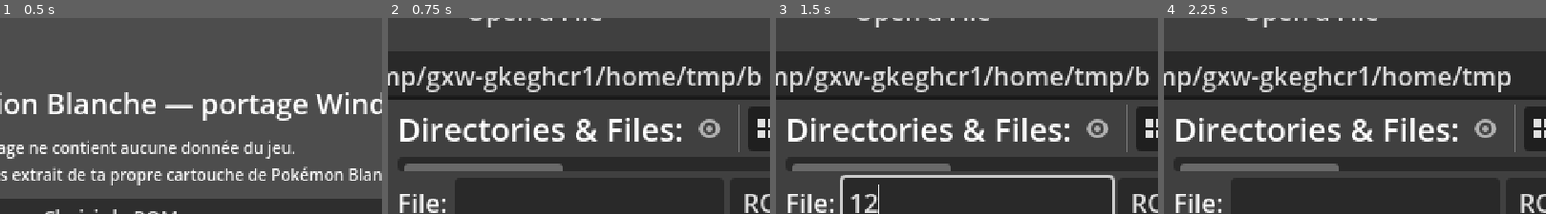
Above: before the commit, frames 1-4 (left to right).
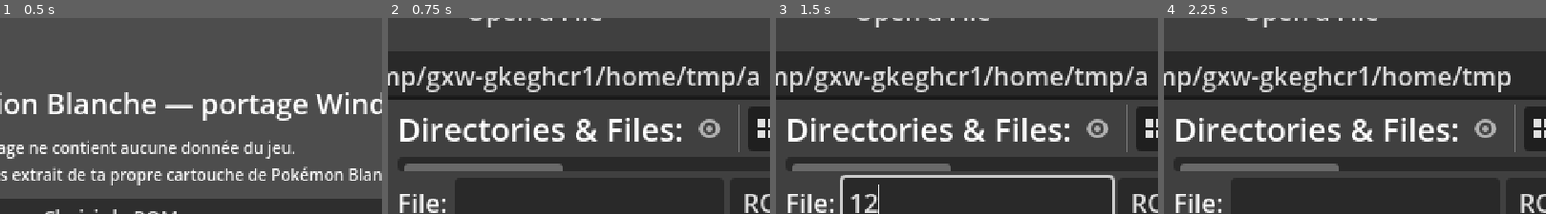
Above: after the commit, the same moments.

Repository: Brasegon/Pokemon-NB-x86
Game: Godot game, scene res://scenes/boot/boot.tscn
The game is run twice, just before and just after one commit, with the same random seed, the same clock (stepped at 60 frames per second) and the same inputs.
Inputs (mouse positions are % of the whole screen's width and height, from its top left):
- Up to frame 1 (0.5 s): no input
- Up to frame 2 (0.75 s): click "Choisir la ROM…" at 0.5 s
- Up to frame 3 (1.5 s): click (61, 56) at 1.27 s; type "12" at 1.35 s
- Up to frame 4 (2.25 s): click (16, 24) at 2 s
The pictures show only the part of the screen within x 34-84%, y 9-59%; the shares and areas given below are measured in that part.

Frame 1 is identical in both runs. In frame 2, 0.2% of the frame differs, in the area x 93-98%, y 24-35%; in frame 3, 0.2%; in frame 4, nothing differs.

Commit message:
Phase 3 : morceaux de carte chargés au fil de la marche
- En marchant, seul le morceau du héros se charge tout de suite ; les autres, avec une couronne
  préparée d'avance, passent par une file d'attente, un morceau par image : plus d'arrêt au
  passage d'un morceau à l'autre. Les portes et le début gardent un chargement immédiat.
- Seuls les PNJ du morceau qui arrive sont reposés sur son sol.
- Feuille de route : en-têtes de zones (la météo n'y est pas, sa table reste à retrouver).

Co-Authored-By: Claude Opus 5.5 <noreply@anthropic.com>

Diff:
--- a/engine/field/field_map.gd
+++ b/engine/field/field_map.gd
@@ -12,6 +12,8 @@
 const CHUNK_TILES := MapContainer.TILES
 ## Morceaux chargés autour du joueur : 1 = un carré de 3x3 morceaux (96x96 cases).
 const LOAD_RADIUS := 1
+## Morceaux préparés d'avance au-delà : une couronne de plus, chargée un morceau par image.
+const PREFETCH_RADIUS := LOAD_RADIUS + 1
 ## Script d'un PNJ des événements qui le fait exister quel que soit son drapeau.
 const NO_SCRIPT := 0xFFFF
 ## Sprites variables des PNJ (0x0216E368) ; sans variables, le sprite n° 10.
@@ -64,6 +66,8 @@
 var _light_zone := -1
 var _light_file := -1
 var _light_source: FieldLight
+## Morceaux à charger, du plus proche au plus loin (un par image).
+var _queue: Array[Vector2i] = []
 var _objects: FieldObjectTable
 
 
@@ -130,6 +134,7 @@
 	for chunk: Dictionary in _chunks.values():
 		chunk.node.queue_free()
 	_chunks.clear()
+	_queue.clear()
 
 
 ## Case au centre des morceaux d'une zone (pour y placer le joueur).
@@ -149,25 +154,52 @@
 	return Vector2i(floori(float(tile.x) / CHUNK_TILES), floori(float(tile.y) / CHUNK_TILES))
 
 
-## Charge les morceaux proches de la case et libère les autres. Renvoie le nombre de morceaux chargés.
-func update_around(tile: Vector2i) -> int:
+## Charge les morceaux proches de la case et libère les autres. now : charger tout de suite les 3x3
+## morceaux autour (arrivée par une porte, début) ; sinon seul celui de la case l'est, et les autres
+## passent par la file d'attente, comme la couronne préparée d'avance. Renvoie le nombre de
+## morceaux chargés tout de suite.
+func update_around(tile: Vector2i, now := true) -> int:
 	var center := chunk_of(tile)
 	var loaded := 0
 	for key: Vector2i in _chunks.keys():
-		if absi(key.x - center.x) > LOAD_RADIUS + 1 or absi(key.y - center.y) > LOAD_RADIUS + 1:
+		if absi(key.x - center.x) > PREFETCH_RADIUS + 1 or absi(key.y - center.y) > PREFETCH_RADIUS + 1:
 			_chunks[key].node.queue_free()
 			_chunks.erase(key)
-	for dy in range(-LOAD_RADIUS, LOAD_RADIUS + 1):
-		for dx in range(-LOAD_RADIUS, LOAD_RADIUS + 1):
+	_queue.clear()
+	for dy in range(-PREFETCH_RADIUS, PREFETCH_RADIUS + 1):
+		for dx in range(-PREFETCH_RADIUS, PREFETCH_RADIUS + 1):
 			var key := center + Vector2i(dx, dy)
-			if not _chunks.has(key) and matrix.map_at(key.x, key.y) >= 0:
+			if _chunks.has(key) or matrix.map_at(key.x, key.y) < 0:
+				continue
+			var near := absi(dx) <= LOAD_RADIUS and absi(dy) <= LOAD_RADIUS
+			if key == center or (now and near):
 				_load_chunk(key)
+				_place_npcs_on(key)
 				loaded += 1
-	# Les PNJ se posent sur le sol des morceaux qui viennent d'arriver.
-	if loaded > 0:
-		for npc in npcs:
+			else:
+				_queue.append(key)
+	_queue.sort_custom(func(a: Vector2i, b: Vector2i) -> bool: return (a - center).length_squared() < (b - center).length_squared())
+	return loaded
+
+
+## Un morceau de la file d'attente par image.
+func _process(_delta: float) -> void:
+	if not _queue.is_empty():
+		var key: Vector2i = _queue.pop_front()
+		if not _chunks.has(key):
+			_load_chunk(key)
+			_place_npcs_on(key)
+
+
+## Les PNJ qui se tiennent sur un morceau qui vient d'arriver se posent sur son sol.
+func _place_npcs_on(chunk: Vector2i) -> void:
+	for npc in npcs:
+		if chunk_of(npc.tile) == chunk:
 			_place_npc(npc)
-	return loaded
+
+
+func pending_chunks() -> int:
+	return _queue.size()
 
 
 func is_chunk_loaded(chunk: Vector2i) -> bool:
--- a/scenes/field/field.gd
+++ b/scenes/field/field.gd
@@ -230,7 +230,8 @@
 
 
 func _on_player_moved(tile: Vector2i) -> void:
-	field.update_around(tile)
+	# En marchant, les morceaux voisins se chargent un par image : pas d'arrêt au passage.
+	field.update_around(tile, false)
 	var current := field.zone_at(tile)
 	if current != zone:
 		_enter_zone(current)
--- a/tests/test_world.gd
+++ b/tests/test_world.gd
@@ -184,6 +184,16 @@
 	hero.walk(CharacterSprite.Direction.UP)
 	_check(not hero.is_moving() and hero.tile == ledge + Vector2i(0, 1), "on ne remonte pas un rebord")
 
+	# Chargement en marchant : seul le morceau du héros tout de suite, les autres (3x3 puis la
+	# couronne d'après) un par image.
+	map.clear()
+	_check(map.update_around(Vector2i(774, 624), false) == 1 and map.loaded_chunks().size() == 1 and map.pending_chunks() > 8,
+		"en marchant : un morceau chargé tout de suite, %d en file d'attente" % map.pending_chunks())
+	var frames_needed := map.pending_chunks()
+	for i in frames_needed:
+		map._process(1.0 / 60.0)
+	_check(map.pending_chunks() == 0 and map.loaded_chunks().size() == 1 + frames_needed, "la file se vide en une image par morceau")
+
 	# Route 1 (morceaux autour de la case de matrice (24, 22)) : hautes herbes, herbes sombres et eau.
 	_check(map.load_zone(317), "Route 1 chargée (zone 317)")
 	map.update_around(Vector2i(24 * 32 + 16, 22 * 32 + 16))
Not shown, changed: docs/ROADMAP.md
